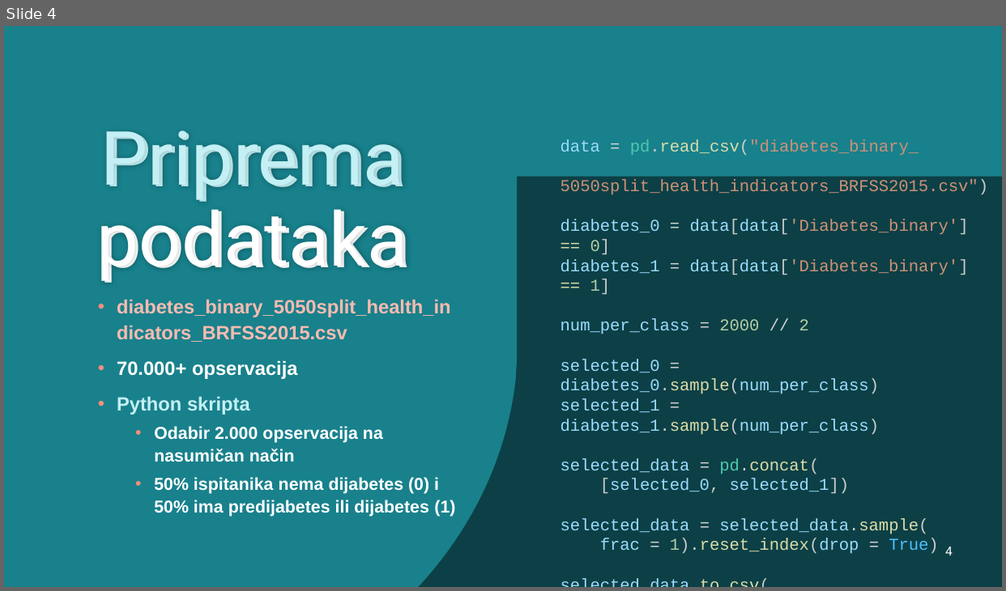
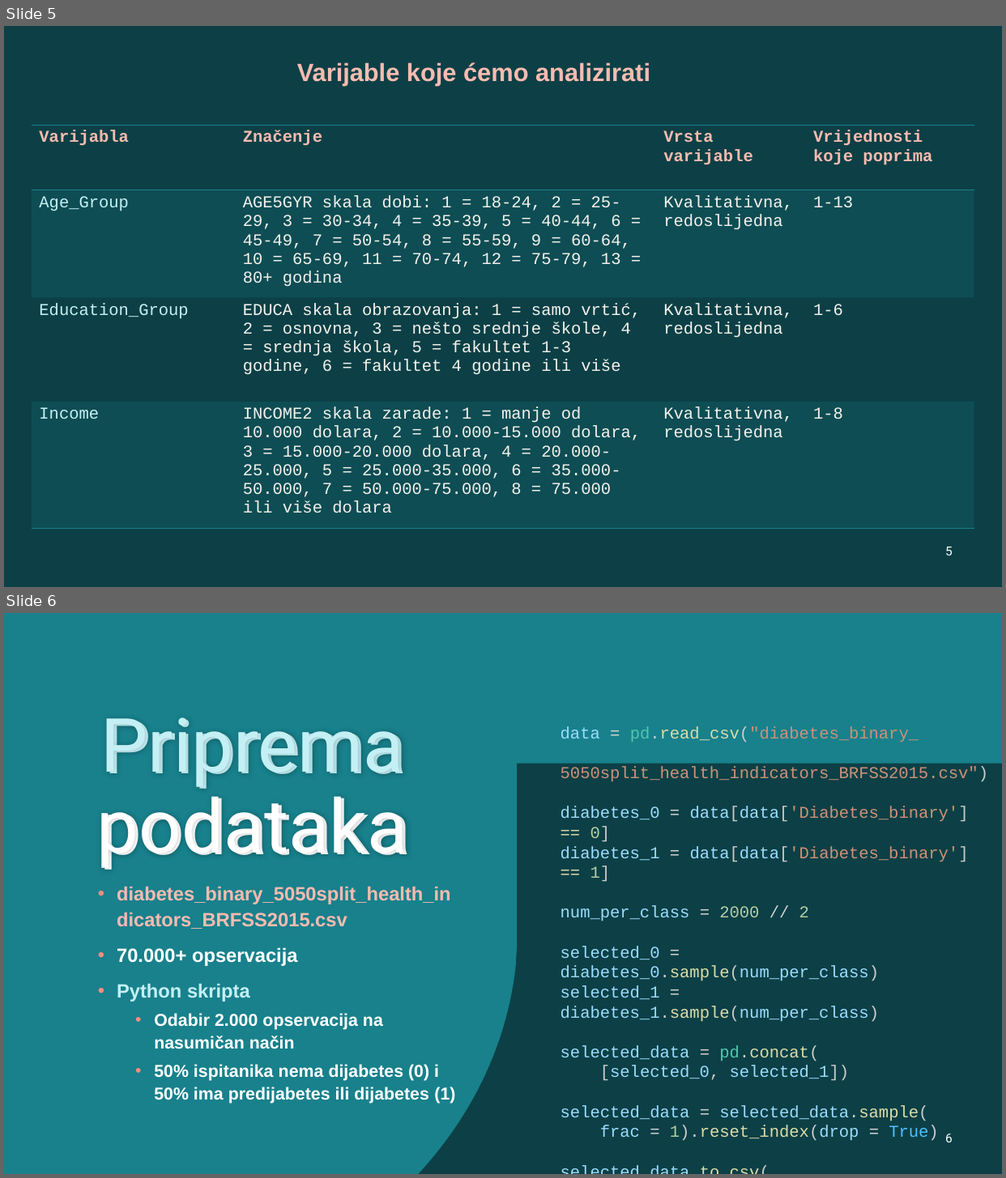
Before and after one commit to jfletcher20/diabetes-health-indicators-analysis, a slide deck: MULTIVARIJANTNA I DUBINSKA ANALIZA PODATAKA.pptx. Shown one above the other, each under a label of ours: slide 4 before the commit, slides 5 and 6 after it. The pictures are 1006x591 and 1006x1178 pixels, drawn with LibreOffice and Linux fonts; fonts in the diff are those of the drawing. Boxes give left, top, right and bottom in pixels: in the first picture for what was removed or moved away, otherwise in the second. Text is boxed around its words. In the diff, an @@ line names an element or a change of style, - is before the commit and + after.

Commit message:
Add data description to pptx - changed slides 3,4,5

```diff
--- a/MULTIVARIJANTNA I DUBINSKA ANALIZA PODATAKA.pptx
+++ b/MULTIVARIJANTNA I DUBINSKA ANALIZA PODATAKA.pptx
@@ slide 5 added at [4, 26, 1002, 587], background #18818C; not listed: 2 template elements that a slide beside it also shows @@
@@ freeform shape added at [4, 26, 1002, 587], fill #0C4046 @@
@@ text added at [297, 62, 650, 86], 24 pt, text #F8BBB0, bold @@
+Varijable koje ćemo analizirati
@@ table added at [32, 125, 974, 517], 4 rows, 4 columns @@
+Varijabla | Značenje | Vrsta varijable | Vrijednosti koje poprima
+Age_Group | AGE5GYR skala dobi: 1 = 18-24, 2 = 25-29, 3 = 30-34, 4 = 35-39, 5 = 40-44, 6 = 45-49, 7 = 50-54, 8 = 55-59, 9 = 60-64, 10 = 65-69, 11 = 70-74, 12 = 75-79, 13 = 80+ godina | Kvalitativna, redoslijedna | 1-13
+Education_Group | EDUCA skala obrazovanja: 1 = samo vrtić, 2 = osnovna, 3 = nešto srednje škole, 4 = srednja škola, 5 = fakultet 1-3 godine, 6 = fakultet 4 godine ili više | Kvalitativna, redoslijedna | 1-6
+Income | INCOME2 skala zarade: 1 = manje od 10.000 dolara, 2 = 10.000-15.000 dolara, 3 = 15.000-20.000 dolara, 4 = 20.000-25.000, 5 = 25.000-35.000, 6 = 35.000-50.000, 7 = 50.000-75.000, 8 = 75.000 ili više dolara | Kvalitativna, redoslijedna | 1-8
@@ page number added at [945, 547, 953, 556], 12 pt, text #FFFFFF @@
+5
@@ what was slide 4 is now slide 6 @@
@@ page number at [945, 1134, 953, 1143]: text changed @@
-4
+6
```
Also in this commit, not shown: 1 slide changed, 1 other slide added.
